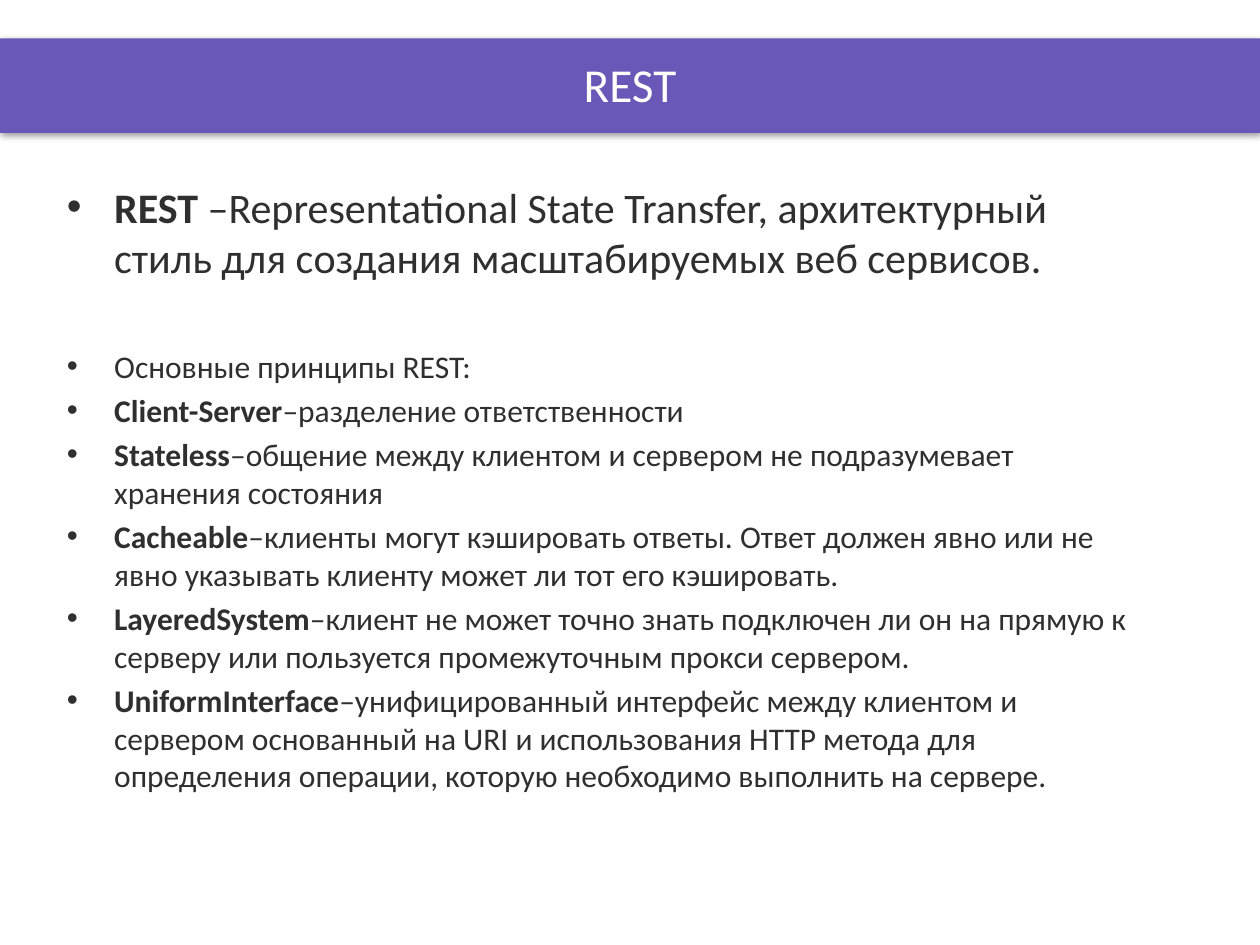
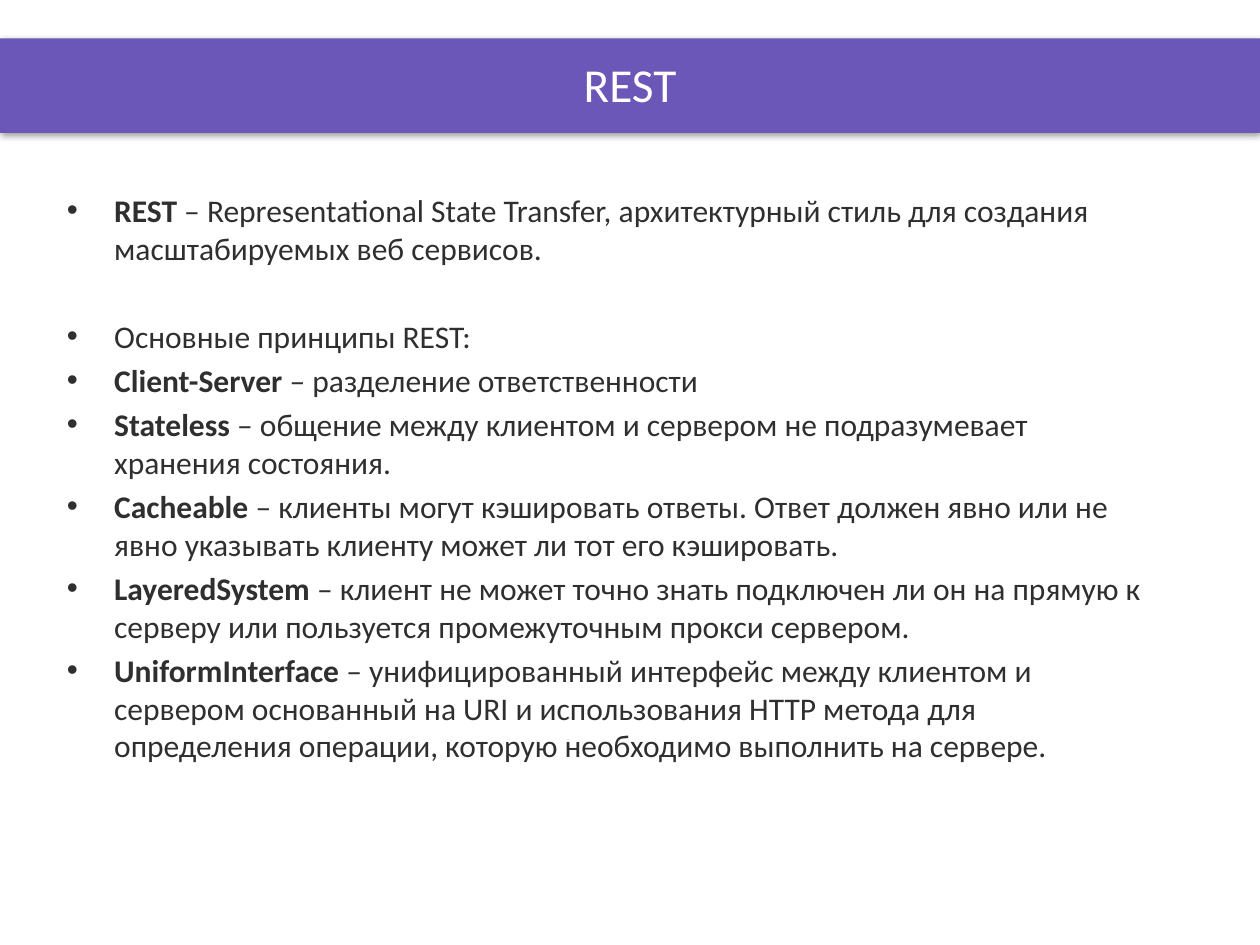
Before and after one commit to DinamickaDevelopment/Ignite-1, a slide deck: slide 6 of 002_Angular/lesson_14/Presentation/services_1.pptx. Drawn at 1260x945 pixels with LibreOffice and Linux fonts; fonts in the diff are those of the drawing; background and template pictures are left out. Boxes give left, top, right and bottom in pixels: in the first picture for what was removed or moved away, otherwise in the second. Text is boxed around its words. In the diff, an @@ line names an element or a change of style, - is before the commit and + after.

```diff
--- a/002_Angular/lesson_14/Presentation/services_1.pptx
+++ b/002_Angular/lesson_14/Presentation/services_1.pptx
@@ text at box(114, 200, 1088, 265): text changed; size 24 to 18 pt @@
-• REST –Representational State Transfer, архитектурный стиль для создания масштабируемых веб сервисов.
+• REST – Representational State Transfer, архитектурный стиль для создания масштабируемых веб сервисов.
@@ text at box(114, 370, 1141, 762): text changed @@
-• Client-Server–разделение ответственности
-• Stateless–общение между клиентом и сервером не подразумевает хранения состояния
-• Cacheable–клиенты могут кэшировать ответы. Ответ должен явно или не явно указывать клиенту может ли тот его кэшировать.
-• LayeredSystem–клиент не может точно знать подключен ли он на прямую к серверу или пользуется промежуточным прокси сервером.
-• UniformInterface–унифицированный интерфейс между клиентом и сервером основанный на URI и использования HTTP метода для определения операции, которую необходимо выполнить на сервере.
+• Client-Server – разделение ответственности
+• Stateless – общение между клиентом и сервером не подразумевает хранения состояния.
+• Cacheable – клиенты могут кэшировать ответы. Ответ должен явно или не явно указывать клиенту может ли тот его кэшировать.
+• LayeredSystem – клиент не может точно знать подключен ли он на прямую к серверу или пользуется промежуточным прокси сервером.
+• UniformInterface – унифицированный интерфейс между клиентом и сервером основанный на URI и использования HTTP метода для определения операции, которую необходимо выполнить на сервере.
```
Also in this commit, not shown: 5 other slides changed, 38 other files.
